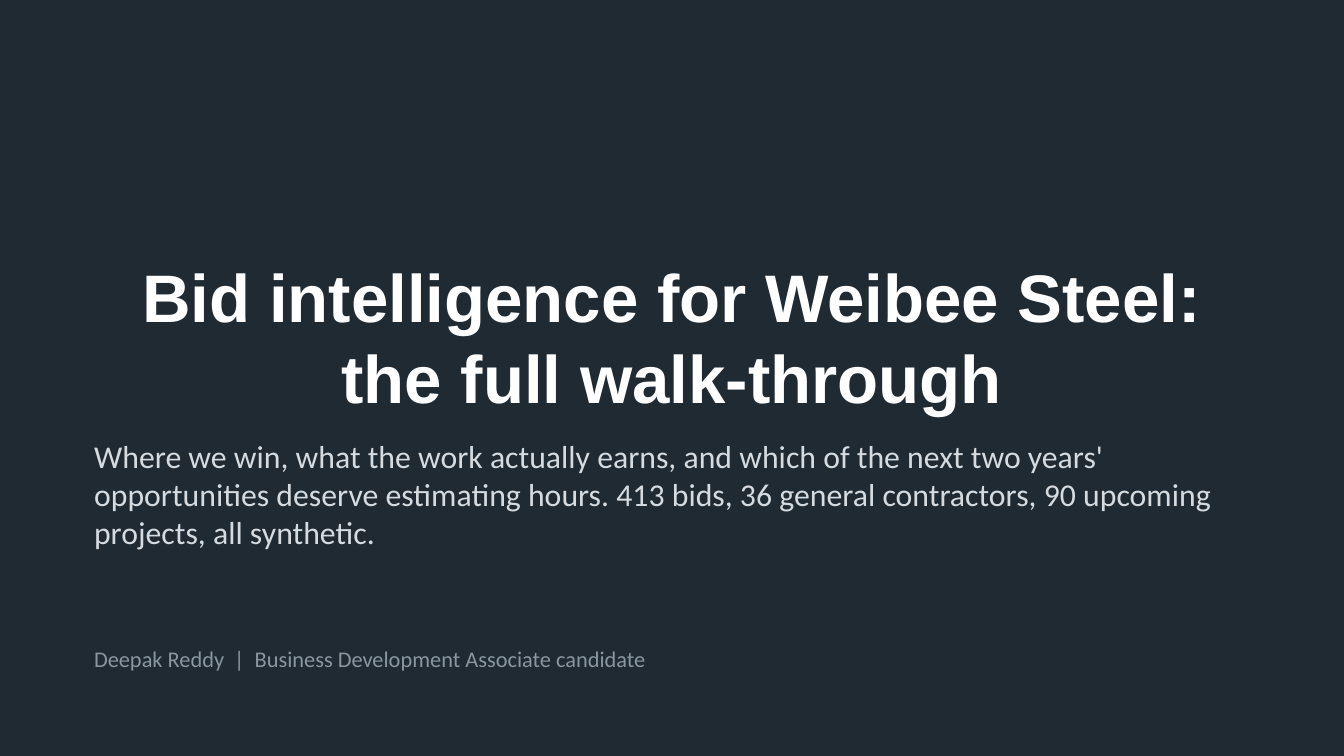
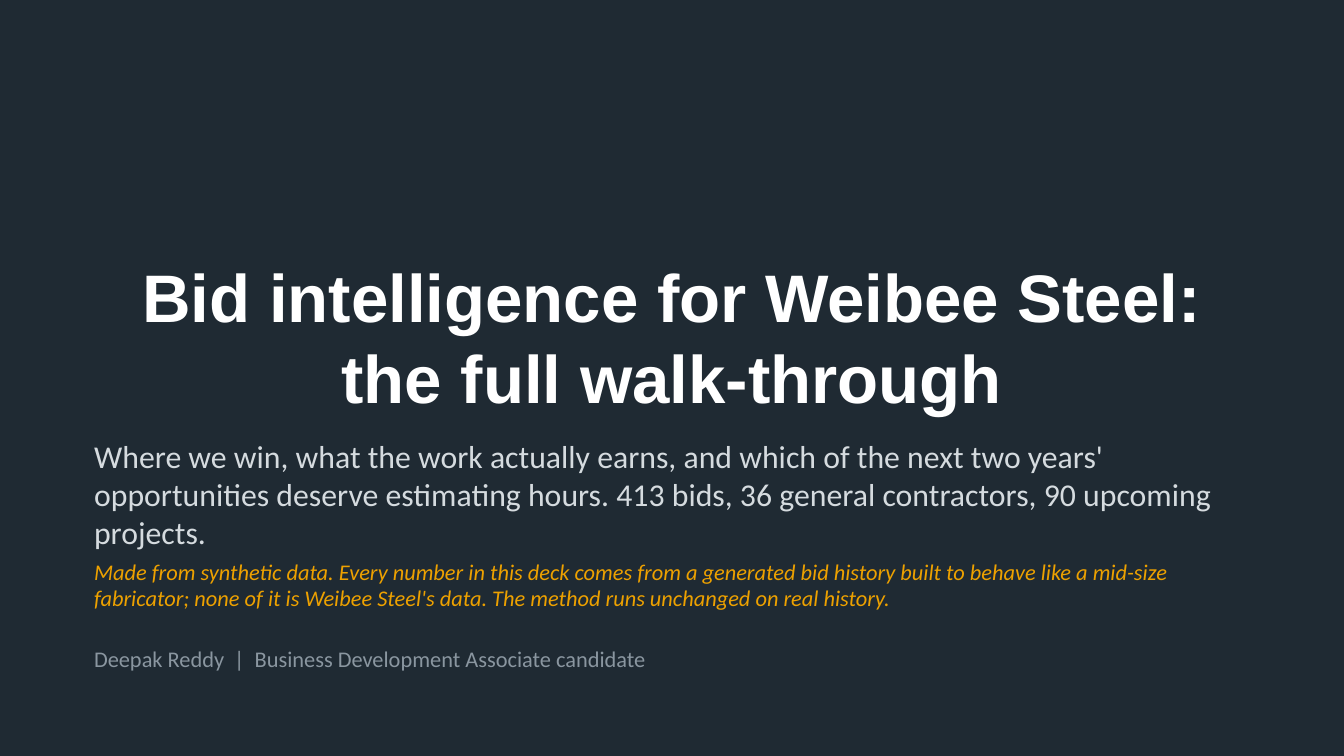
Before and after one commit to dpk-rdy/SupplyChainOps, a slide deck: slide 1 of weibee-steel/docs/Weibee_Bid_Intelligence_In_Depth.pptx. Drawn at 1344x756 pixels with LibreOffice and Linux fonts; fonts in the diff are those of the drawing. Boxes give left, top, right and bottom in pixels: in the first picture for what was removed or moved away, otherwise in the second. Text is boxed around its words. In the diff, an @@ line names an element or a change of style, - is before the commit and + after.

```diff
--- a/weibee-steel/docs/Weibee_Bid_Intelligence_In_Depth.pptx
+++ b/weibee-steel/docs/Weibee_Bid_Intelligence_In_Depth.pptx
@@ text at (94, 446, 1211, 550): text changed @@
-Where we win, what the work actually earns, and which of the next two years' opportunities deserve estimating hours. 413 bids, 36 general contractors, 90 upcoming projects, all synthetic.
+Where we win, what the work actually earns, and which of the next two years' opportunities deserve estimating hours. 413 bids, 36 general contractors, 90 upcoming projects.
@@ text added at (94, 564, 1167, 610), 12 pt, text #EDA100, italic @@
+Made from synthetic data. Every number in this deck comes from a generated bid history built to behave like a mid-size fabricator; none of it is Weibee Steel's data. The method runs unchanged on real history.
```
Also in this commit, not shown: 28 other slides changed, 3 other files.
